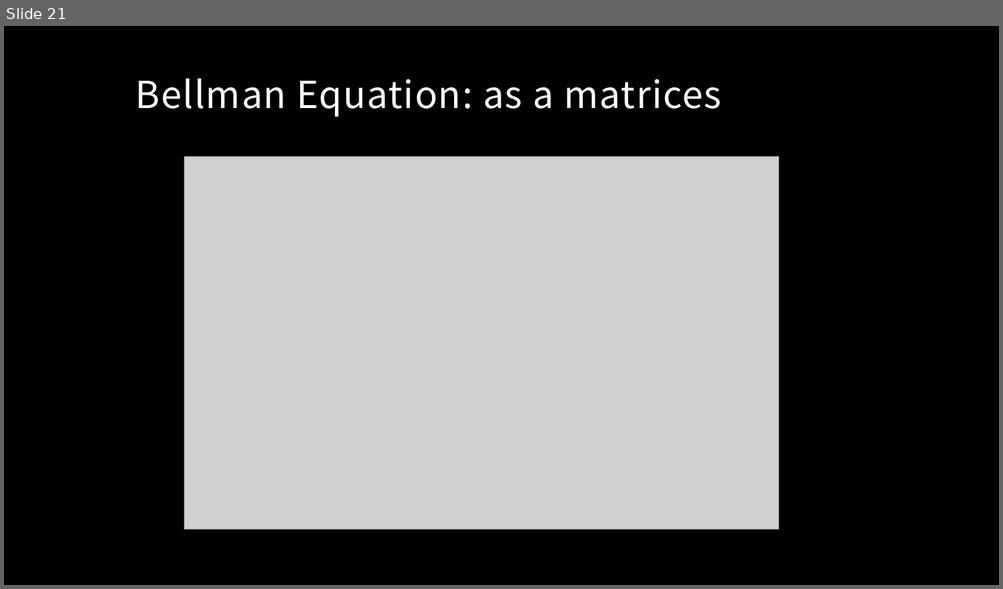
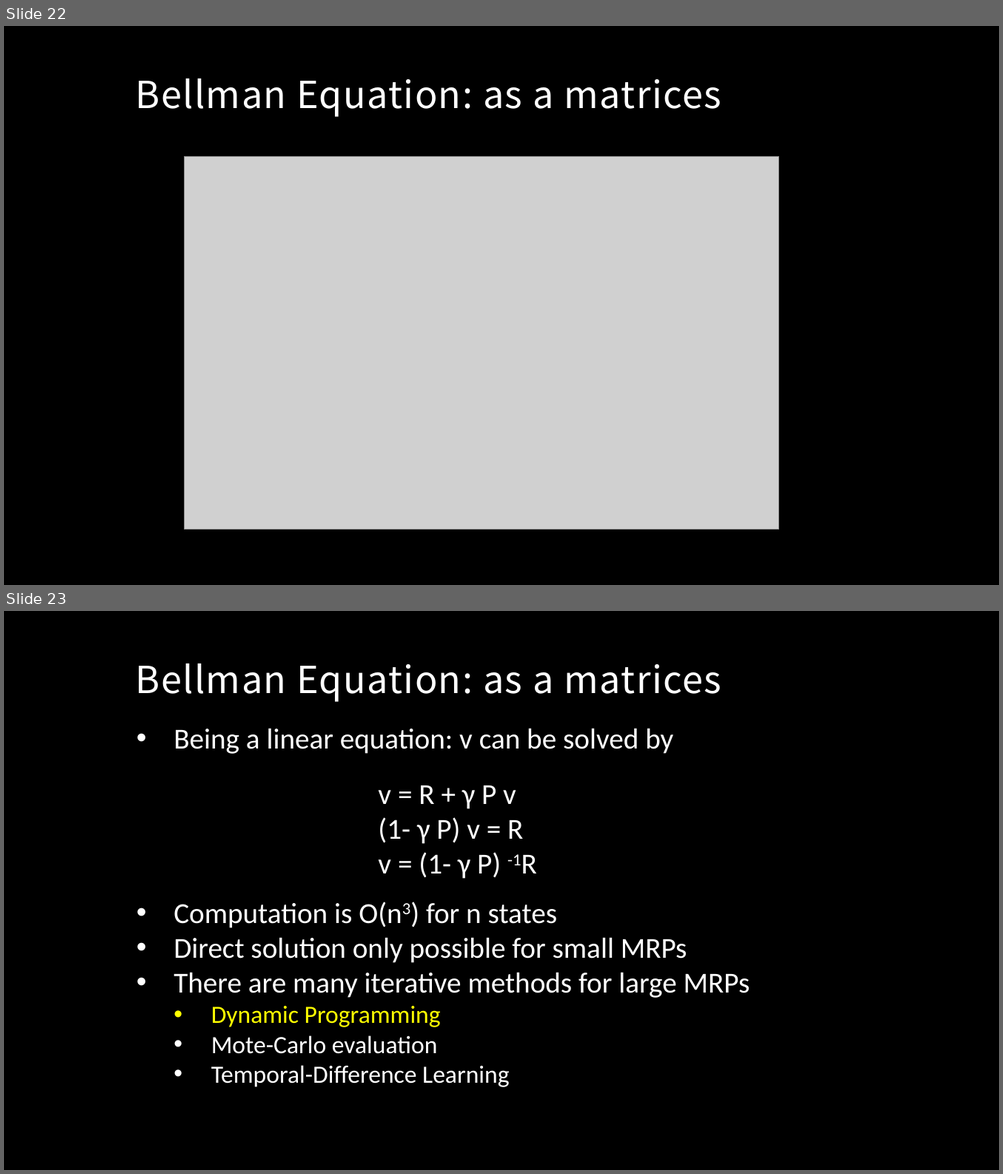
Before and after one commit to MacgyverLin/VintageComputer, a slide deck: Speech/Reinforcement Learning 2.pptx. Shown one above the other, each under a label of ours: slide 21 before the commit, slides 22 and 23 after it. The pictures are 1003x589 and 1003x1174 pixels, drawn with LibreOffice and Linux fonts; fonts in the diff are those of the drawing; grey boxes stand for pictures; background and template pictures are left out. Boxes give left, top, right and bottom in pixels: in the first picture for what was removed or moved away, otherwise in the second. Text is boxed around its words. In the diff, an @@ line names an element or a change of style, - is before the commit and + after.

```diff
--- a/Speech/Reinforcement Learning 2.pptx
+++ b/Speech/Reinforcement Learning 2.pptx
@@ slide 23 added at bbox=[4, 611, 999, 1170], background picture (left out) @@
@@ title added at bbox=[136, 664, 721, 702], 36 pt, text #FFFFFF @@
+Bellman Equation: as a matrices
@@ text added at bbox=[173, 728, 750, 1088], 28 pt, text #FFFFFF @@
+• Being a linear equation: v can be solved by
+• Computation is O(n3) for n states
+• Direct solution only possible for small MRPs
+• There are many iterative methods for large MRPs
+  • Dynamic Programming
+  • Mote-Carlo evaluation
+  • Temporal-Difference Learning
@@ text added at bbox=[378, 786, 523, 879], 28 pt, text #FFFFFF @@
+v = R + γ P v
+(1- γ P) v = R
+v = (1- γ P) -1R
@@ what was slide 21 is now slide 22 @@
```
Also in this commit, not shown: 14 slides changed, 6 other slides added.
